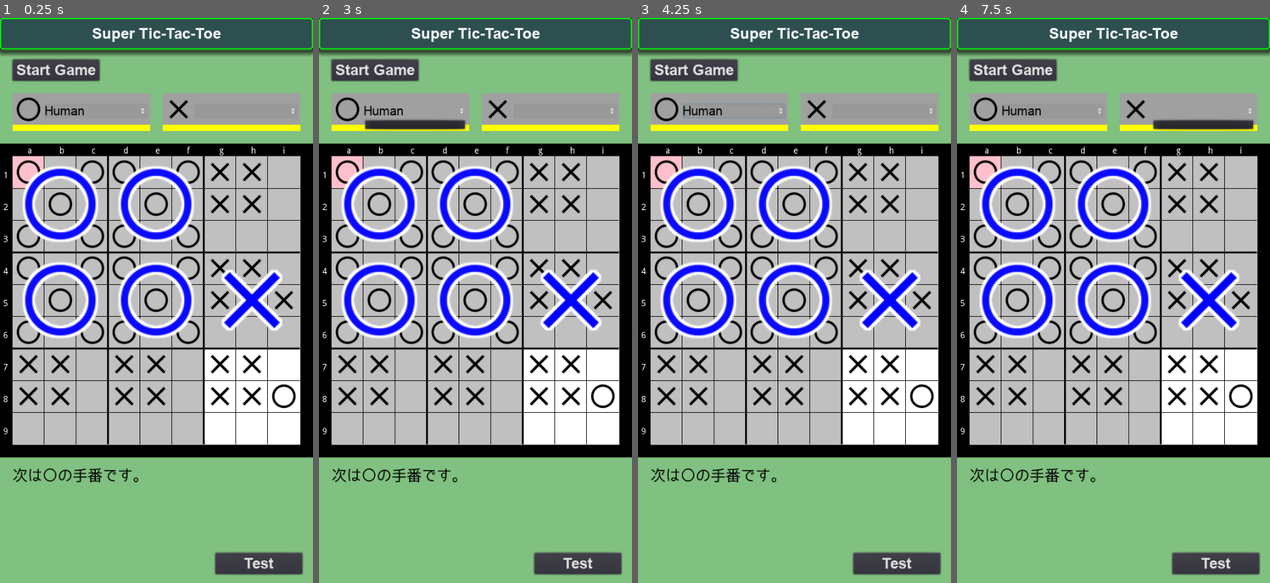
Above: before the commit, frames 1-4 (left to right).
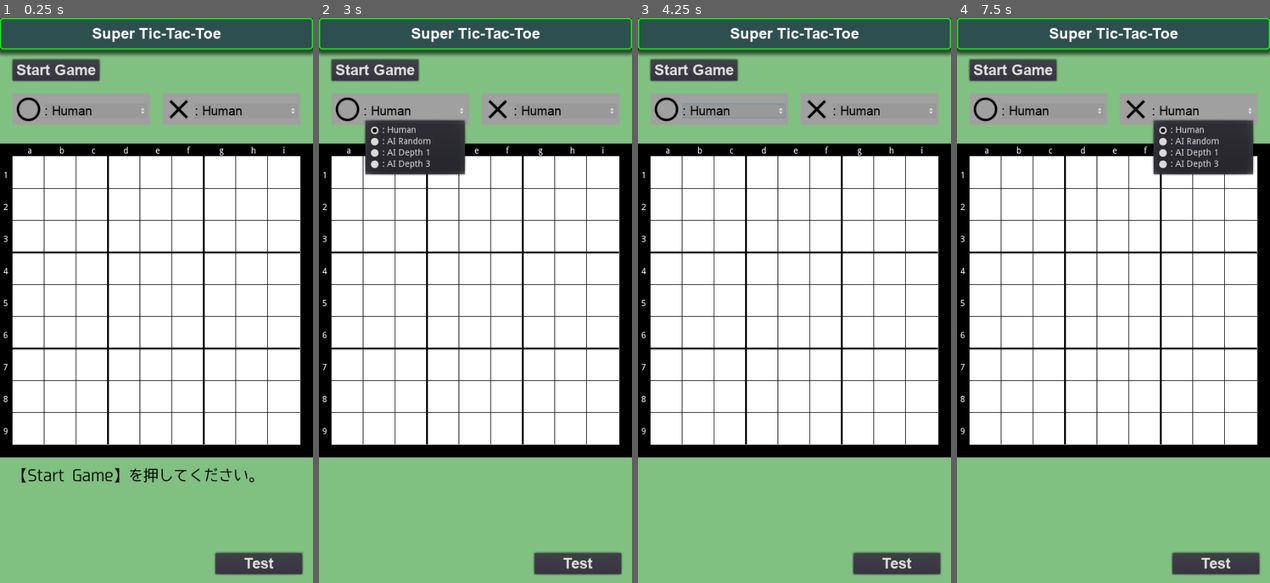
Above: after the commit, the same moments.

Repository: vivisuke/SuperTicTacToe
Game: Godot game, scene res://MainScene.tscn
Same seed, same stepped clock (60 frames per second), same inputs: the game is played once before the commit and once after it.
Inputs (mouse positions are in pixels of both pictures, inside the frame that each line leads up to):
- Up to frame 1 (0.25 s): no input
- Up to frame 2 (3 s): click "Start Game" at 0.5 s; click "Start Game" (after the commit: "Stop Game") at 1.25 s; click "Test" at 2 s; click (416, 108) at 2.75 s, where only the run before the commit has a clickable "Human"
- Up to frame 3 (4.25 s): click (735, 108) at 3.5 s, where only the run after the commit has a clickable ": Human"
- Up to frame 4 (7.5 s): click "Ｖ" at 4.25 s; click "Test" at 5 s; click (1054, 108) at 5.75 s, where only the run before the commit has a clickable "Human"; click (1054, 108) at 6.5 s, where only the run after the commit has a clickable ": Human"; click "Ｖ" at 7.25 s

The runs differ from the first frame. In frame 1, 40% of the frame differs, in the area x 3-97%, y 15-83%; in frame 2, 41%; in frame 3, 40%; in frame 4, 41%.
Error before the commit: Parse Error: The identifier "col" isn't declared in the current scope. (res://scripts/MainScene.gd:228)

Commit message:
0186 ◎ C 03/01 03/02 0.001│ToDo│func eval_board_index() 実装 0187 ◎ C 03/01 03/02 0.001│ToDo│g_eval[] は Board のメンバ変数に？

Diff:
--- a/SuperTicTacToe/scripts/MainScene.gd
+++ b/SuperTicTacToe/scripts/MainScene.gd
@@ -6,6 +6,7 @@
 #const MARU = 1
 #const BATSU = 0
 const WAIT = 6*3
+const GVAL = 100
 const ev_put_table = [	# 空き箇所に打った場合の利得
 	1,  	# ・・・
 	8,  	# ・・Ｘ
@@ -101,6 +102,7 @@
 	var bd_index = []			# 各ローカルボード盤面インデックス
 	var gbd_index				# グローバルボード盤面インデックス
 	var stack = []				# 要素：HistItem
+	var r_eval					# 盤面インデックス→評価値テーブルへの参照
 	var rng = RandomNumberGenerator.new()
 	func _init():
 		rng.randomize()		# Setups a time-based seed
@@ -111,7 +113,7 @@
 	func init():
 		n_put = 0
 		is_game_over = false
-		winner = -1
+		winner = EMPTY
 		next_color = WHITE
 		n_put_local = [0, 0, 0, 0, 0, 0, 0, 0, 0]
 		three_lined_up = [false, false, false, false, false, false, false, false, false]
@@ -132,8 +134,13 @@
 		g_board = s.g_board.duplicate()
 		n_put_local = s.n_put_local.duplicate()
 		three_lined_up = s.three_lined_up.duplicate()
+		bd_index = s.bd_index.duplicate()
+		gbd_index = s.gbd_index
+		r_eval = s.r_eval
 		stack = s.stack.duplicate()
 		pass
+	func set_eval(ev_table):
+		r_eval = ev_table
 	func last_put_pos():
 		if stack.empty(): return [-1, -1]
 		else: return [stack.back().x, stack.back().y]
@@ -174,6 +181,7 @@
 		txt += "last_put_pos = [%d, %d]\n" % last_put_pos()
 		print(txt)
 		#print("last_put_pos = ", last_put_pos())
+		print("eval = ", eval_board_index())
 	func is_empty(x : int, y : int):			# ローカルボード内のセル状態取得
 		return l_board[x + y*N_HORZ] == EMPTY
 	func get_color(x : int, y : int):			# ローカルボード内のセル状態取得
@@ -225,7 +233,7 @@
 		bd_index[ix] -= g_pow_table[mx+my*3] * (1 if next_color==WHITE else 2);	#	盤面インデックス更新
 		if itm.linedup:				# 着手で三目並んだ場合
 			g_board[gx + gy*3] = EMPTY
-			gbd_index -= g_pow_table[ix] * (1 if col==WHITE else 2);	#	盤面インデックス更新
+			gbd_index -= g_pow_table[ix] * (1 if next_color==WHITE else 2);	#	盤面インデックス更新
 			is_game_over = false
 		next_board = itm.next_board
 		pass
@@ -339,6 +347,7 @@
 			return beta
 	func select_depth_3():		# ３手先読み＋評価関数で着手決定
 		var bd = Board.new()
+		#bd.set_eval(g_eval)
 		bd.copy(self)
 		var DEPTH = 3
 		var ps;
@@ -410,7 +419,13 @@
 				ev -= 16
 		return ev
 	func eval_board_index():	# 現局面を（○から見た）評価
+		if( is_game_over ):
+			return winner * GVAL * GVAL;
 		var ev = 0
+		for i in range(9):
+			if !three_lined_up[i]:
+				ev += r_eval[bd_index[i]]
+		ev += r_eval[gbd_index] * GVAL
 		return ev
 	func can_lined_up(gx: int, gy: int):		# グローバルボード gx, gy で三目作れるか？
 		# 前提条件：NOT(でに三目並んでいる or 空きが無い) とする
@@ -488,6 +503,7 @@
 	build_3x3_eval_table()			# 3x3盤面→評価値テーブル構築
 	#
 	g_bd = Board.new()
+	g_bd.set_eval(g_eval)
 	g_bd.put(0, 0, WHITE)
 	g_bd.undo_put()
 	g_bd.print()
Not shown, changed: SuperTicTacToe.spr
